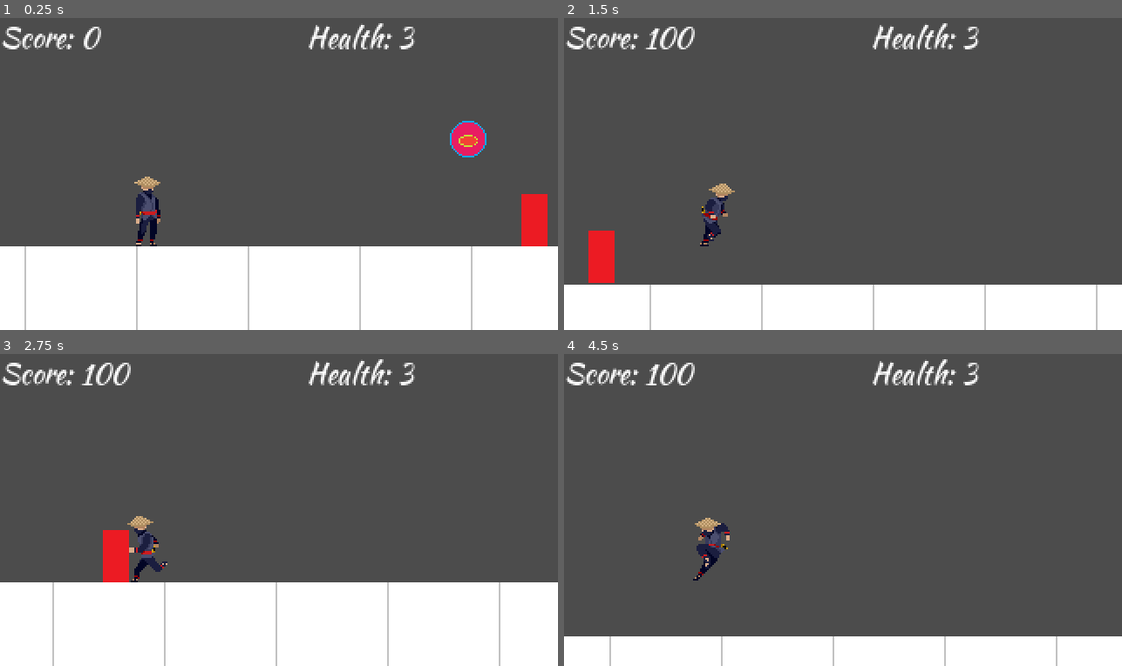
Above: before the commit, frames 1-4 (two rows, left to right).
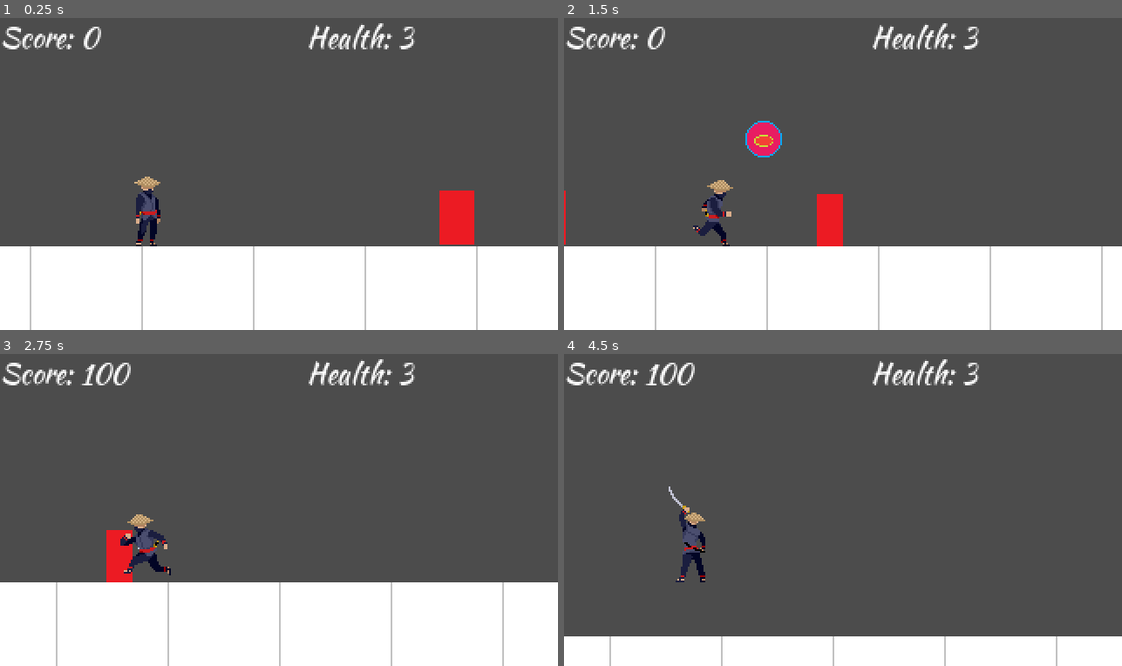
Above: after the commit, the same moments.

Repository: nateslagter/Ninja-Man-Quest-for-the-Shuriken
Game: Godot game, scene res://src/levels/testLevel.tscn
The game is run twice, just before and just after one commit, with the same random seed, the same clock (stepped at 60 frames per second) and the same inputs.
Inputs:
- Up to frame 1 (0.25 s): no input
- Up to frame 2 (1.5 s): hold Right (move_right) from 0.53 s (still down); tap Space (jump) at 0.6, 0.77, 1.07, 1.35 s
- Up to frame 3 (2.75 s): tap Space (jump) at 1.52, 1.82, 2.1 s; release Right (move_right) at 2.03 s; hold Left (move_left) from 2.03 s (still down)
- Up to frame 4 (4.5 s): release Left (move_left) at 2.78 s; hold Right (move_right) 2.78-4.28 s; tap Space (jump) at 2.85, 3.02, 3.32, 3.6, 3.77, 4.07, 4.35 s; hold Left (move_left) from 4.28 s (still down)

The runs differ from the first frame. In frame 1, 3.3% of the frame differs, in the area x 4-99%, y 32-100%; in frame 2, 15%, in the area x 0-100%, y 2-100%; in frame 3, 1.8%; in frame 4, 1.2%.

Commit message:
Create player auto attack

Diff:
--- a/project.godot
+++ b/project.godot
@@ -20,6 +20,11 @@
 "path": "res://src/levels/Collectible.gd"
 }, {
 "base": "KinematicBody2D",
+"class": "Enemy",
+"language": "GDScript",
+"path": "res://src/actors/Enemy.gd"
+}, {
+"base": "KinematicBody2D",
 "class": "Player",
 "language": "GDScript",
 "path": "res://src/actors/Player.gd"
@@ -27,6 +32,7 @@
 _global_script_class_icons={
 "Boss": "",
 "Collectible": "",
+"Enemy": "",
 "Player": ""
 }
 
@@ -65,6 +71,11 @@
 "events": [ Object(InputEventKey,"resource_local_to_scene":false,"resource_name":"","device":0,"alt":false,"shift":false,"control":false,"meta":false,"command":false,"pressed":false,"scancode":32,"unicode":0,"echo":false,"script":null)
  ]
 }
+attack={
+"deadzone": 0.5,
+"events": [ Object(InputEventKey,"resource_local_to_scene":false,"resource_name":"","device":0,"alt":false,"shift":false,"control":false,"meta":false,"command":false,"pressed":false,"scancode":70,"unicode":0,"echo":false,"script":null)
+ ]
+}
 
 [physics]
 
--- /dev/null
+++ b/src/actors/Enemy.gd
@@ -0,0 +1,28 @@
+class_name Enemy
+extends KinematicBody2D
+
+
+onready var initial_pos := Vector2(position.x,position.y)
+
+var velocity := Vector2(50,0)
+var switch_velocity = 50
+var health := 3
+
+
+
+
+func _physics_process(delta):
+	if position.x > initial_pos.x + 50:
+		switch_velocity *= -1
+		velocity = Vector2(switch_velocity, 0)
+	elif position.x < initial_pos.x - 50:
+		switch_velocity *= -1
+		velocity = Vector2(switch_velocity, 0)
+	var _ignored = move_and_slide(velocity,Vector2(0,0))
+
+
+func _on_Area2D_area_entered(area):
+	if area.name == "SwordHitbox":
+		health -= 1
+	if health == 0:
+		queue_free()
--- /dev/null
+++ b/src/actors/Enemy.tscn
@@ -0,0 +1,30 @@
+[gd_scene load_steps=5 format=2]
+
+[ext_resource path="res://assets/ninjaSprites/placeholderTarget.png" type="Texture" id=1]
+[ext_resource path="res://src/actors/Enemy.gd" type="Script" id=2]
+
+[sub_resource type="RectangleShape2D" id=1]
+extents = Vector2( 10, 17.5162 )
+
+[sub_resource type="RectangleShape2D" id=2]
+extents = Vector2( 10, 14.0242 )
+
+[node name="Enemy" type="KinematicBody2D"]
+script = ExtResource( 2 )
+
+[node name="Sprite" type="Sprite" parent="."]
+position = Vector2( -14.2187, 1.59099 )
+scale = Vector2( 0.130982, 0.10601 )
+texture = ExtResource( 1 )
+
+[node name="CollisionShape2D" type="CollisionShape2D" parent="."]
+position = Vector2( -14.1711, 0.561234 )
+shape = SubResource( 1 )
+
+[node name="Area2D" type="Area2D" parent="."]
+
+[node name="CollisionShape2D" type="CollisionShape2D" parent="Area2D"]
+position = Vector2( -14.1711, 1.83969 )
+shape = SubResource( 2 )
+
+[connection signal="area_entered" from="Area2D" to="." method="_on_Area2D_area_entered"]
--- a/src/actors/Player.gd
+++ b/src/actors/Player.gd
@@ -8,27 +8,29 @@
 
 var velocity := Vector2()
 var jumping := false
+var attacking := false
 
 func get_input() -> void:
-	velocity.x = 0
-	if Input.is_action_pressed("move_left"):
-		velocity.x -= run_speed
-		$Sprite.flip_h = true
-		if jumping == false:
-			$AnimationPlayer.play("Walk")
-	if Input.is_action_pressed("move_right"):
-		velocity.x += run_speed
-		$Sprite.flip_h = false
-		if jumping == false:
-			$AnimationPlayer.play("Walk")
-	if Input.is_action_just_pressed("jump"):
-		if jumping == false and is_on_floor():
-			jumping = true
-			$AnimationPlayer.play("Jump")
-			velocity.y += jump_speed
-	if Input.is_action_just_released("move_left") or Input.is_action_just_released("move_right"):
-		if jumping == false:
-			$AnimationPlayer.play("Idle")
+	if !attacking:
+		velocity.x = 0
+		if Input.is_action_pressed("move_left"):
+			velocity.x -= run_speed
+			$Sprite.flip_h = true
+			if jumping == false:
+				$AnimationPlayer.play("Walk")
+		if Input.is_action_pressed("move_right"):
+			velocity.x += run_speed
+			$Sprite.flip_h = false
+			if jumping == false:
+				$AnimationPlayer.play("Walk")
+		if Input.is_action_just_pressed("jump"):
+			if jumping == false and is_on_floor():
+				jumping = true
+				$AnimationPlayer.play("Jump")
+				velocity.y += jump_speed
+		if Input.is_action_just_released("move_left") or Input.is_action_just_released("move_right"):
+			if jumping == false:
+				$AnimationPlayer.play("Idle")
 
 func _physics_process(delta: float) -> void:
 	get_input()
@@ -38,8 +40,21 @@
 		jumping = false
 
 
-func _on_Area2D_body_entered(body):
+func _on_Area2D_body_entered(body : Node2D) -> void:
 	if body is Boss:
 		Globals.health -= 1
+		print("lost health")
 		if Globals.health == 0:
 			queue_free()
+
+
+
+func _on_AnimationPlayer_animation_finished(anim_name : String) -> void:
+	if anim_name == "Attack":
+		$AnimationPlayer.play("Idle")
+		attacking = false
+
+
+func _on_AutoAttack_body_entered(body):
+	attacking = true
+	$AnimationPlayer.play("Attack")
--- a/src/actors/Player.tscn
+++ b/src/actors/Player.tscn
@@ -1,7 +1,35 @@
-[gd_scene load_steps=8 format=2]
+[gd_scene load_steps=10 format=2]
 
 [ext_resource path="res://assets/ninjaSprites/player.png" type="Texture" id=1]
 [ext_resource path="res://src/actors/Player.gd" type="Script" id=2]
+
+[sub_resource type="Animation" id=6]
+resource_name = "Attack"
+length = 0.25
+tracks/0/type = "value"
+tracks/0/path = NodePath("Sprite:frame")
+tracks/0/interp = 1
+tracks/0/loop_wrap = true
+tracks/0/imported = false
+tracks/0/enabled = true
+tracks/0/keys = {
+"times": PoolRealArray( 0, 0.05, 0.1, 0.15 ),
+"transitions": PoolRealArray( 1, 1, 1, 1 ),
+"update": 1,
+"values": [ 7, 8, 9, 10 ]
+}
+tracks/1/type = "value"
+tracks/1/path = NodePath("Sprite/SwordHitbox/CollisionPolygon2D:disabled")
+tracks/1/interp = 1
+tracks/1/loop_wrap = true
+tracks/1/imported = false
+tracks/1/enabled = true
+tracks/1/keys = {
+"times": PoolRealArray( 0, 0.1, 0.14 ),
+"transitions": PoolRealArray( 1, 1, 1 ),
+"update": 1,
+"values": [ true, false, true ]
+}
 
 [sub_resource type="Animation" id=3]
 resource_name = "Idle"
@@ -52,17 +80,21 @@
 "values": [ 11, 12, 13, 14, 15, 16, 17, 18 ]
 }
 
-[sub_resource type="RectangleShape2D" id=1]
-extents = Vector2( 7.86566, 21.4016 )
+[sub_resource type="RectangleShape2D" id=7]
+extents = Vector2( 7.34744, 20.6768 )
 
 [sub_resource type="RectangleShape2D" id=2]
 extents = Vector2( 7.83004, 19.8629 )
+
+[sub_resource type="RectangleShape2D" id=1]
+extents = Vector2( 7.86566, 21.4016 )
 
 [node name="Player" type="KinematicBody2D"]
 script = ExtResource( 2 )
 
 [node name="AnimationPlayer" type="AnimationPlayer" parent="."]
 autoplay = "Idle"
+anims/Attack = SubResource( 6 )
 anims/Idle = SubResource( 3 )
 anims/Jump = SubResource( 5 )
 anims/Walk = SubResource( 4 )
@@ -71,7 +103,24 @@
 texture = ExtResource( 1 )
 hframes = 4
 vframes = 6
-frame = 20
+
+[node name="AutoAttack" type="Area2D" parent="Sprite"]
+
+[node name="CollisionShape2D" type="CollisionShape2D" parent="Sprite/AutoAttack"]
+position = Vector2( 15.9138, 19.9854 )
+shape = SubResource( 7 )
+
+[node name="SwordHitbox" type="Area2D" parent="Sprite"]
+
+[node name="CollisionPolygon2D" type="CollisionPolygon2D" parent="Sprite/SwordHitbox"]
+polygon = PoolVector2Array( 3.17066, 28.0823, 11.8569, 29.53, 19.875, 29.9754, 28.6726, 25.6323, 32.6817, 17.5029, 33.1271, 4.69619, 27.1136, -8.44457, 25.109, -7.55367, 17.2023, 1.80077, 22.2136, 5.36436, 23.9954, 17.0574, 15.1978, 25.0755 )
+
+[node name="Area2D" type="Area2D" parent="Sprite"]
+position = Vector2( 0, 8 )
+
+[node name="CollisionShape2D" type="CollisionShape2D" parent="Sprite/Area2D"]
+position = Vector2( -0.117207, 12.6955 )
+shape = SubResource( 2 )
 
 [node name="CollisionShape2D" type="CollisionShape2D" parent="."]
 position = Vector2( -0.33371, 20.5704 )
@@ -82,11 +131,6 @@
 current = true
 process_mode = 0
 
-[node name="Area2D" type="Area2D" parent="."]
-position = Vector2( 0, 8 )
-
-[node name="CollisionShape2D" type="CollisionShape2D" parent="Area2D"]
-position = Vector2( -0.117207, 12.6955 )
-shape = SubResource( 2 )
-
-[connection signal="body_entered" from="Area2D" to="." method="_on_Area2D_body_entered"]
+[connection signal="animation_finished" from="AnimationPlayer" to="." method="_on_AnimationPlayer_animation_finished"]
+[connection signal="body_entered" from="Sprite/AutoAttack" to="." method="_on_AutoAttack_body_entered"]
+[connection signal="body_entered" from="Sprite/Area2D" to="." method="_on_Area2D_body_entered"]
--- a/src/levels/testLevel.tscn
+++ b/src/levels/testLevel.tscn
@@ -1,10 +1,11 @@
-[gd_scene load_steps=8 format=2]
+[gd_scene load_steps=9 format=2]
 
 [ext_resource path="res://assets/tileSprites/placeholderTile.png" type="Texture" id=1]
 [ext_resource path="res://src/actors/Player.tscn" type="PackedScene" id=2]
 [ext_resource path="res://src/levels/Collectible.tscn" type="PackedScene" id=3]
 [ext_resource path="res://src/levels/HUD.tscn" type="PackedScene" id=4]
 [ext_resource path="res://src/actors/Boss.tscn" type="PackedScene" id=5]
+[ext_resource path="res://src/actors/Enemy.tscn" type="PackedScene" id=6]
 
 [sub_resource type="ConvexPolygonShape2D" id=1]
 points = PoolVector2Array( 100, 99, 0, 99, 0, 0, 100, 0 )
@@ -48,7 +49,7 @@
 collision_mask = 2
 
 [node name="Player" parent="." instance=ExtResource( 2 )]
-position = Vector2( 70.5177, 407.773 )
+position = Vector2( -59.7963, 405.654 )
 collision_mask = 3
 
 [node name="Collectible" parent="." instance=ExtResource( 3 )]
@@ -56,3 +57,6 @@
 scale = Vector2( 1, 1 )
 
 [node name="HUD" parent="." instance=ExtResource( 4 )]
+
+[node name="Enemy" parent="." instance=ExtResource( 6 )]
+position = Vector2( 118.66, 431.201 )
